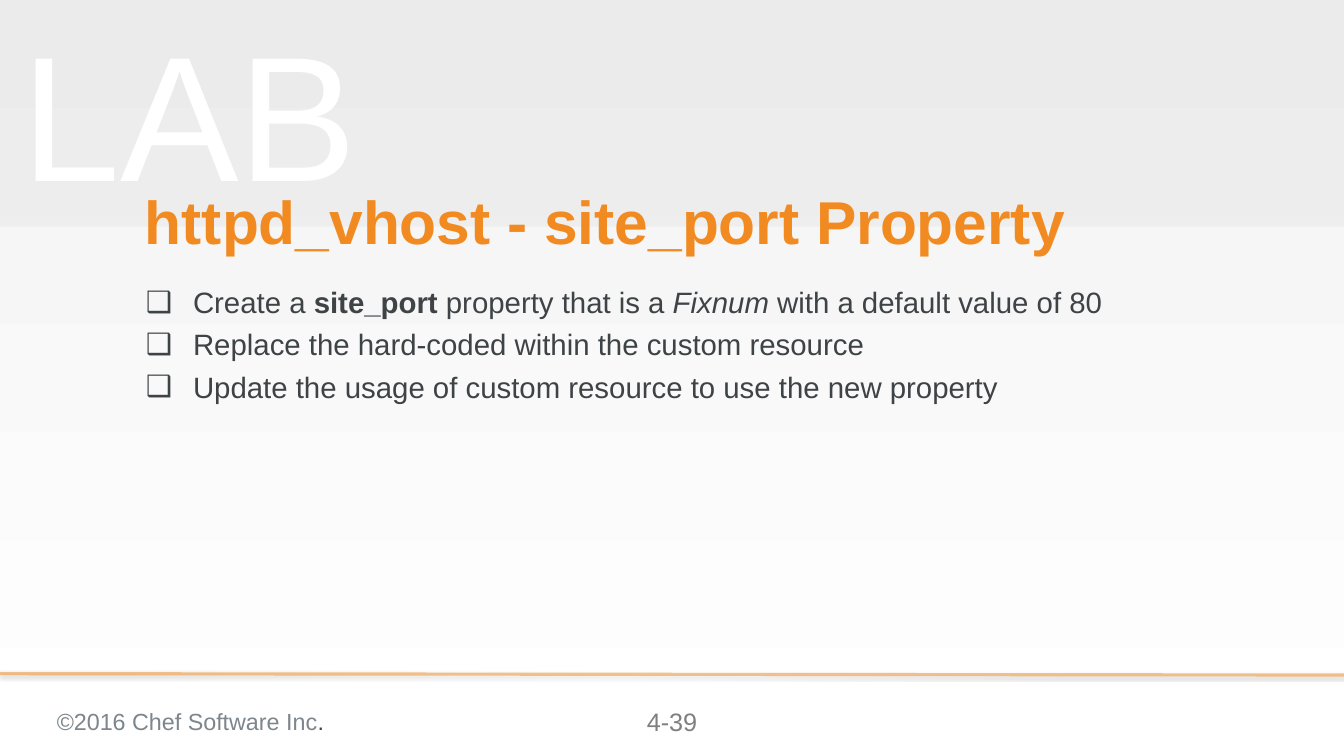
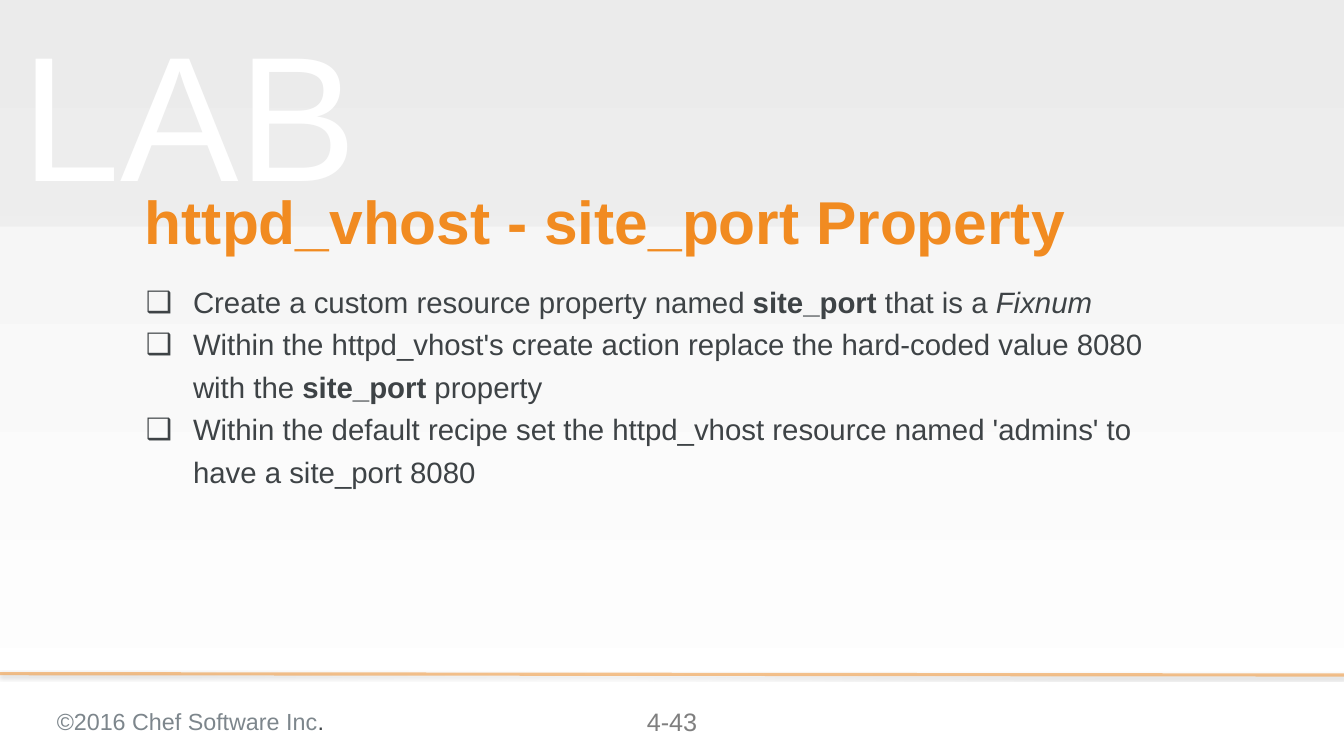
Before and after one commit to chef-training/extending_cookbooks, a slide deck: slide 43 of 04-creating_a_custom_resource.pptx (slide 39 before the commit). Drawn at 1344x756 pixels with LibreOffice and Linux fonts; fonts in the diff are those of the drawing; background and template pictures are left out. Boxes give left, top, right and bottom in pixels: in the first picture for what was removed or moved away, otherwise in the second. Text is boxed around its words. In the diff, an @@ line names an element or a change of style, - is before the commit and + after.

Commit message:
Updates to modue 04 - conceptual slides
* Adds slides that talks about the resource collection and
  sub-resource collections
* Adds slides that talks about the property language
* Updates to the exercises for readability
* Adds quick explanation about how the welcome conf got there

```diff
--- a/04-creating_a_custom_resource.pptx
+++ b/04-creating_a_custom_resource.pptx
@@ subtitle at (x1=193, y1=291, x2=1142, y2=488): text changed @@
-❑ Create a site_port property that is a Fixnum with a default value of 80
-❑ Replace the hard-coded within the custom resource
-❑ Update the usage of custom resource to use the new property
+❑ Create a custom resource property named site_port that is a Fixnum
+❑ Within the httpd_vhost's create action replace the hard-coded value 8080 with the site_port property
+❑ Within the default recipe set the httpd_vhost resource named 'admins' to have a site_port 8080
@@ page number at (x1=647, y1=713, x2=697, y2=731): text changed @@
-4-39
+4-43
```
Also in this commit, not shown: 7 other slides changed, 8 slides added.
